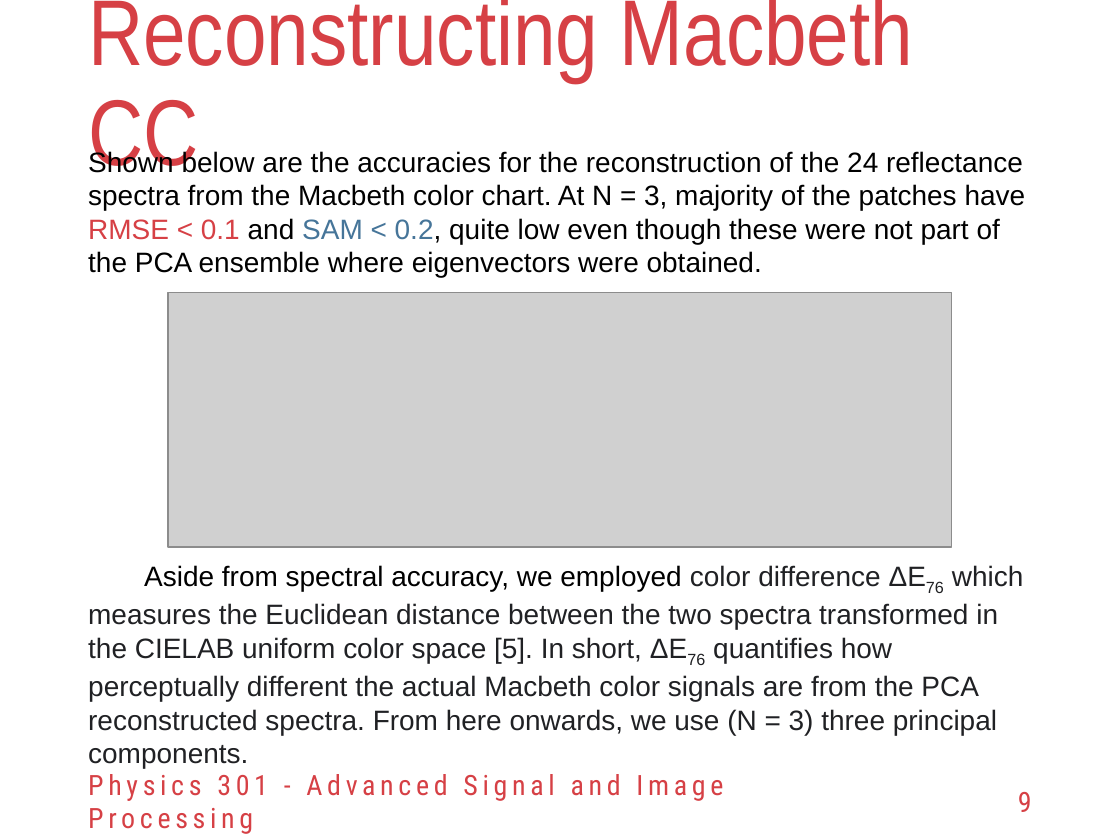
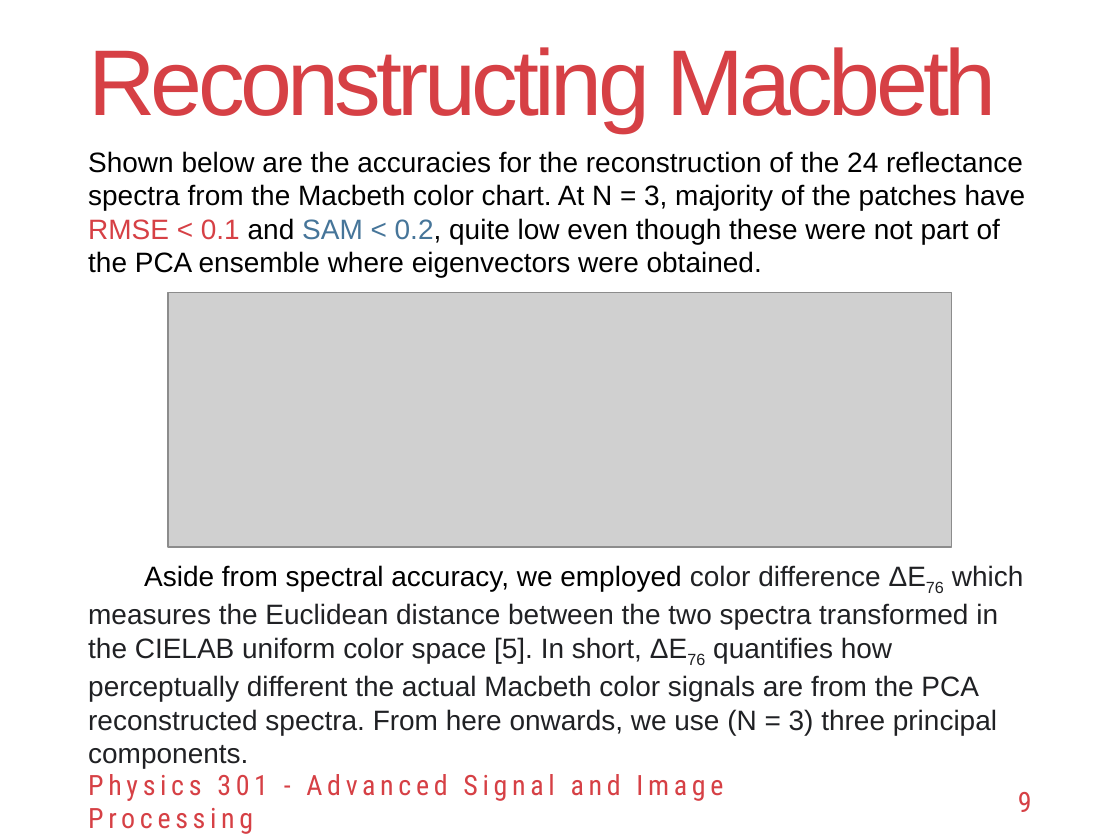
Before and after one commit to reneprincipejr/Physics-301, a slide deck: slide 9 of 04 RGB-to-Spectra using PCA/Activity 4 - RGB-Spectra using PCA.pptx. Drawn at 1120x840 pixels with LibreOffice and Linux fonts; fonts in the diff are those of the drawing; grey boxes stand for pictures; background and template pictures are left out. Boxes give left, top, right and bottom in pixels: in the first picture for what was removed or moved away, otherwise in the second. Text is boxed around its words. In the diff, an @@ line names an element or a change of style, - is before the commit and + after.

```diff
--- a/04 RGB-to-Spectra using PCA/Activity 4 - RGB-Spectra using PCA.pptx
+++ b/04 RGB-to-Spectra using PCA/Activity 4 - RGB-Spectra using PCA.pptx
@@ title at box(88, 47, 997, 132): text changed; font Arial Narrow to Arial @@
-Reconstructing Macbeth CC
+Reconstructing Macbeth
```
Also in this commit, not shown: 13 other slides changed, 5 other files.
